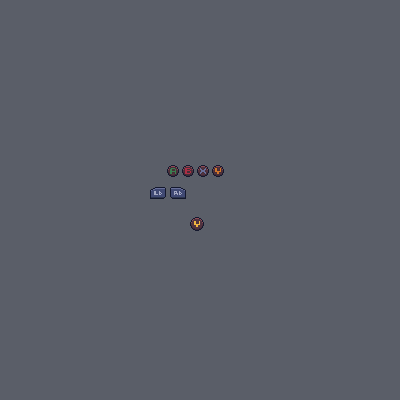
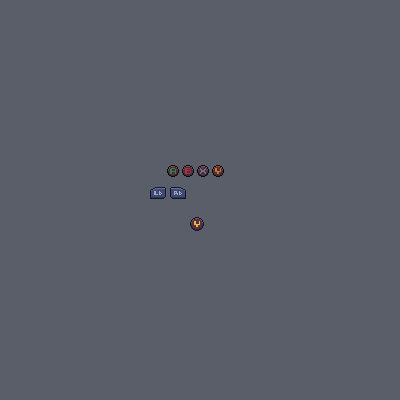
Layers edited between the first and the second (400, 400) image:
painted on "XboxA.png" over [167, 165, 179, 177]
painted on "XboxB.png" over [182, 165, 194, 177]
painted on "XboxX.png" over [197, 165, 209, 177]
painted on "XboxY.png" over [212, 165, 224, 177]
